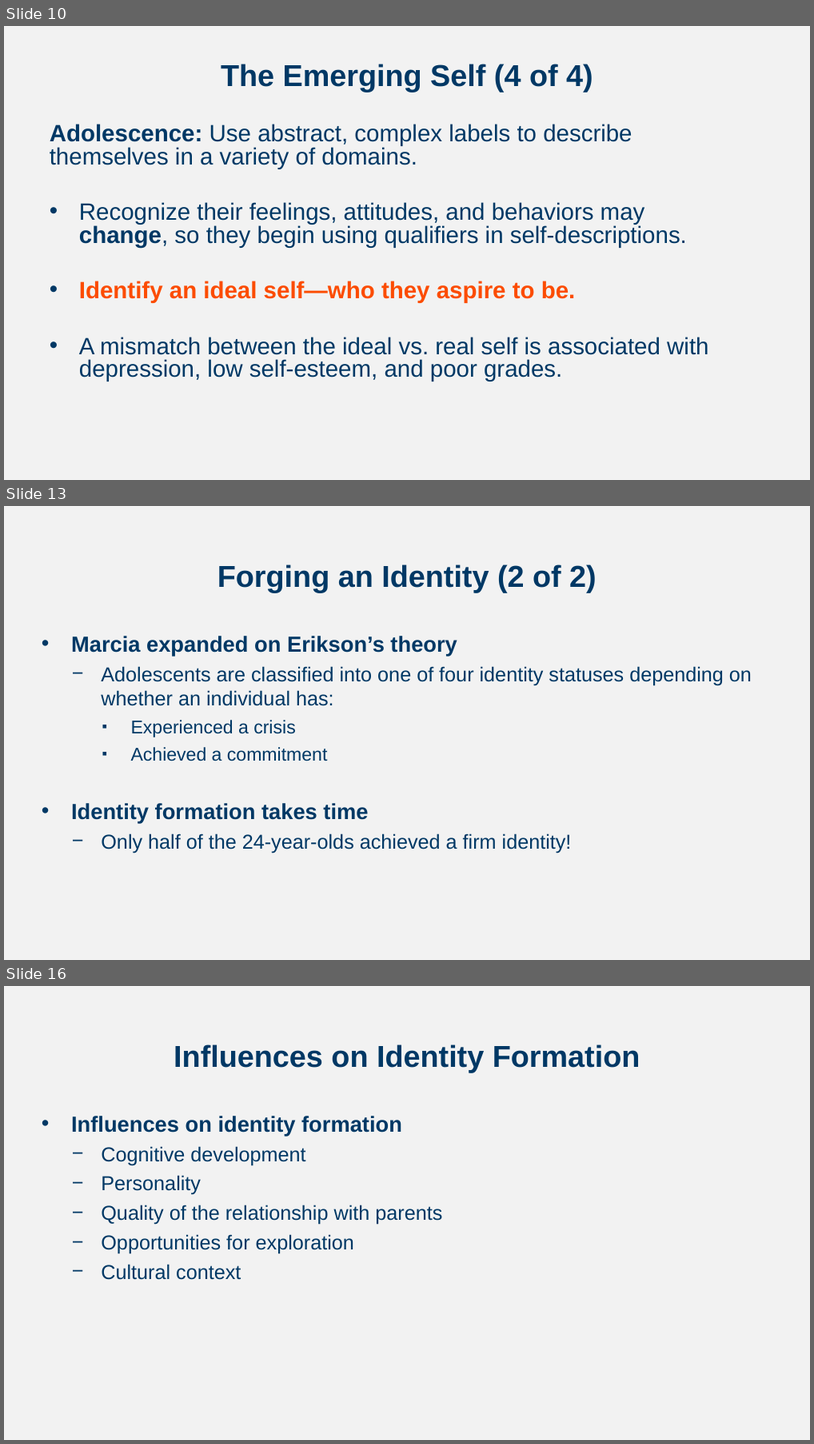
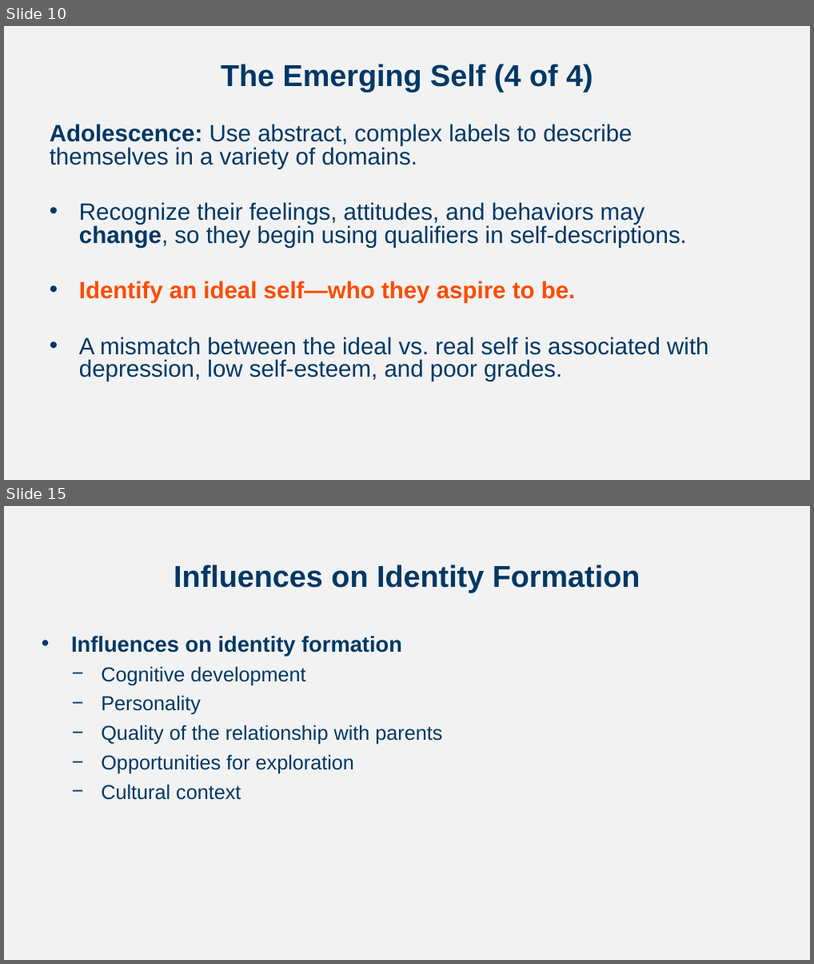
Before and after one commit to npm27/Teaching-Materials, a slide deck: Developmental Fall 23/Slides/Chapter 11.pptx. Shown one above the other, each under a label of ours: slides 10, 13 and 16 before the commit, slides 10 and 15 after it; the slides between them are not shown. The pictures are 814x1444 and 814x964 pixels, drawn with LibreOffice and Linux fonts; fonts in the diff are those of the drawing. Boxes give left, top, right and bottom in pixels: in the first picture for what was removed or moved away, otherwise in the second. Text is boxed around its words. In the diff, an @@ line names an element or a change of style, - is before the commit and + after.

```diff
--- a/Developmental Fall 23/Slides/Chapter 11.pptx
+++ b/Developmental Fall 23/Slides/Chapter 11.pptx
@@ slide 13 removed at (x1=4, y1=506, x2=810, y2=960), background #F2F2F2 @@
@@ title removed at (x1=218, y1=564, x2=597, y2=592) @@
-Forging an Identity (2 of 2)
@@ text removed at (x1=71, y1=636, x2=752, y2=852) @@
-• Marcia expanded on Erikson’s theory
-  − Adolescents are classified into one of four identity statuses depending on whether an individual has:
-    ▪ Experienced a crisis
-    ▪ Achieved a commitment
-• Identity formation takes time
-  − Only half of the 24-year-olds achieved a firm identity!
@@ what was slide 16 is now slide 15 @@
```
Also in this commit, not shown: 5 slides changed, 2 slides added, 2 other slides removed.
